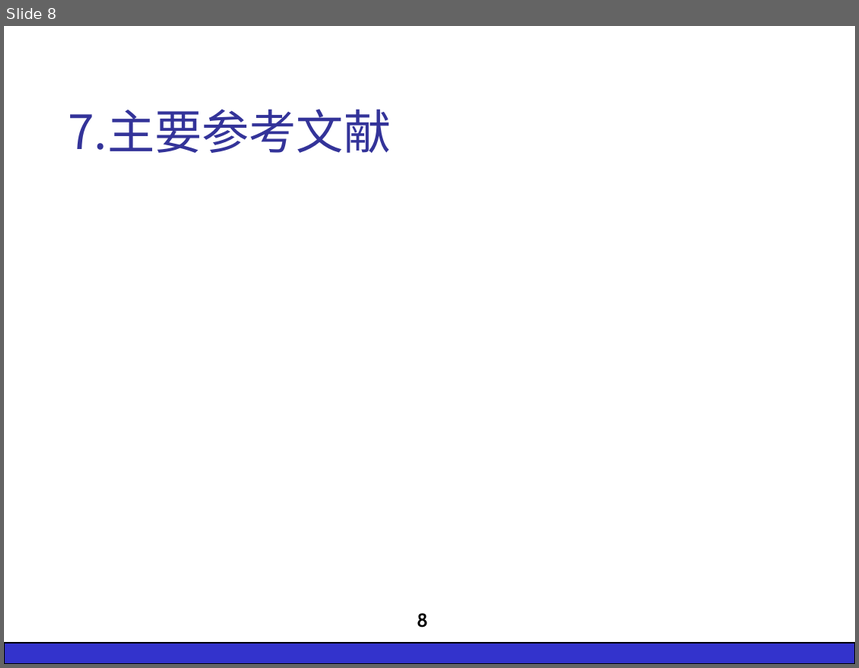
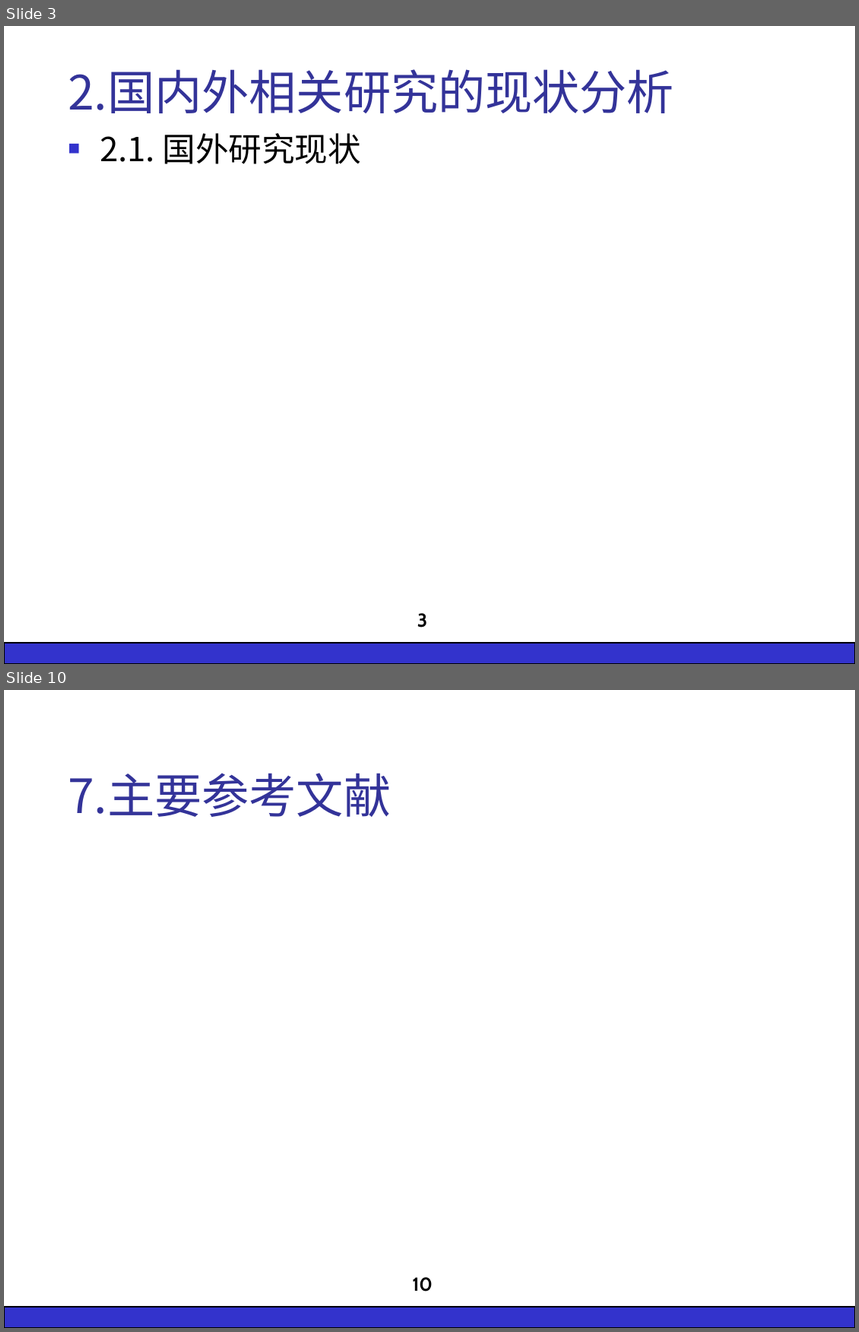
Before and after one commit to wsgan001/BigPaper, a slide deck: 开题/ZY1321222-杨文静-开题演示：基于海量交通数据挖掘的移动模型的研究与实现-20150321-0-ywj.ppt. Shown one above the other, each under a label of ours: slide 8 before the commit, slides 3 and 10 after it; the slides between them are not shown. The pictures are 859x668 and 859x1332 pixels, drawn with LibreOffice and Linux fonts; fonts in the diff are those of the drawing; background and template pictures are left out. Boxes give left, top, right and bottom in pixels: in the first picture for what was removed or moved away, otherwise in the second. Text is boxed around its words. In the diff, an @@ line names an element or a change of style, - is before the commit and + after.

```diff
--- a/开题/ZY1321222-杨文静-开题演示：基于海量交通数据挖掘的移动模型的研究与实现-20150321-0-ywj.ppt
+++ b/开题/ZY1321222-杨文静-开题演示：基于海量交通数据挖掘的移动模型的研究与实现-20150321-0-ywj.ppt
@@ slide 3 added at bbox=[4, 26, 855, 664], background #FFFFFF; not listed: 1 template element that a slide beside it also shows @@
@@ title added at bbox=[68, 69, 674, 113], 40 pt, text #333399 @@
+2.国内外相关研究的现状分析
@@ text added at bbox=[101, 133, 361, 164], 28 pt, text #000000 @@
+■ 2.1. 国外研究现状
@@ page number added at bbox=[417, 613, 427, 628], 16 pt, text #000000, bold @@
+3
@@ what was slide 8 is now slide 10 @@
@@ page number at bbox=[412, 1277, 433, 1292]: text changed @@
-8
+10
```
Also in this commit, not shown: 6 slides changed, 2 other slides added, 1 slide removed, 19 other files.
